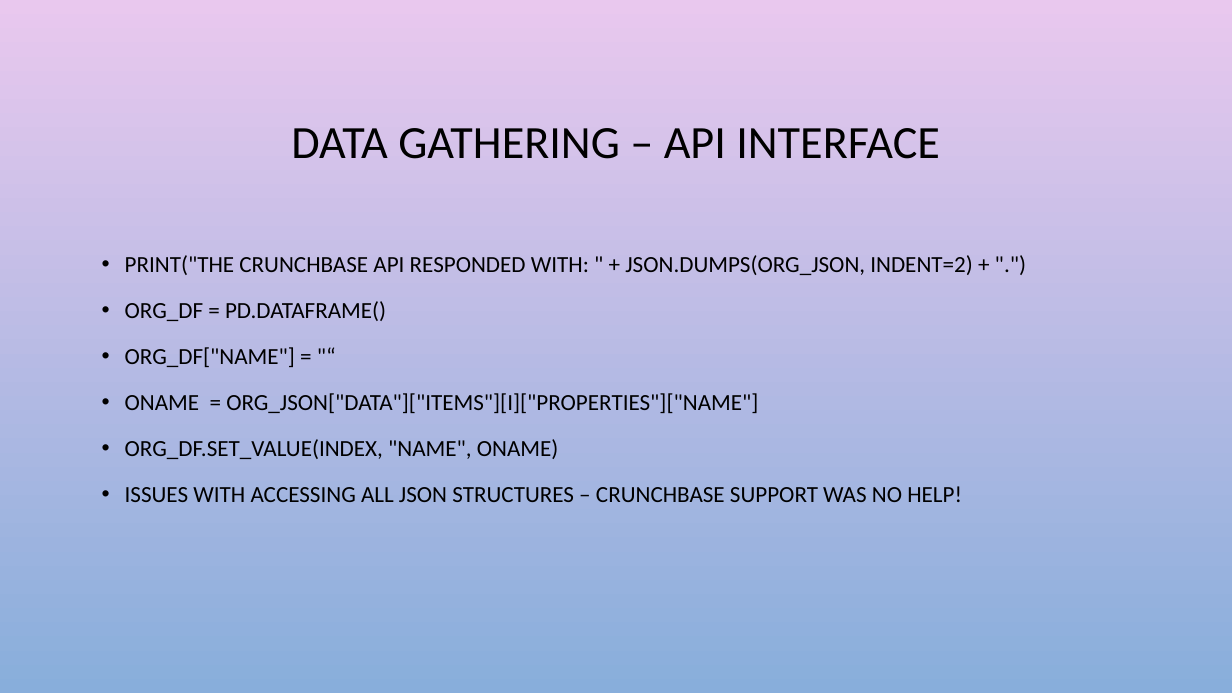
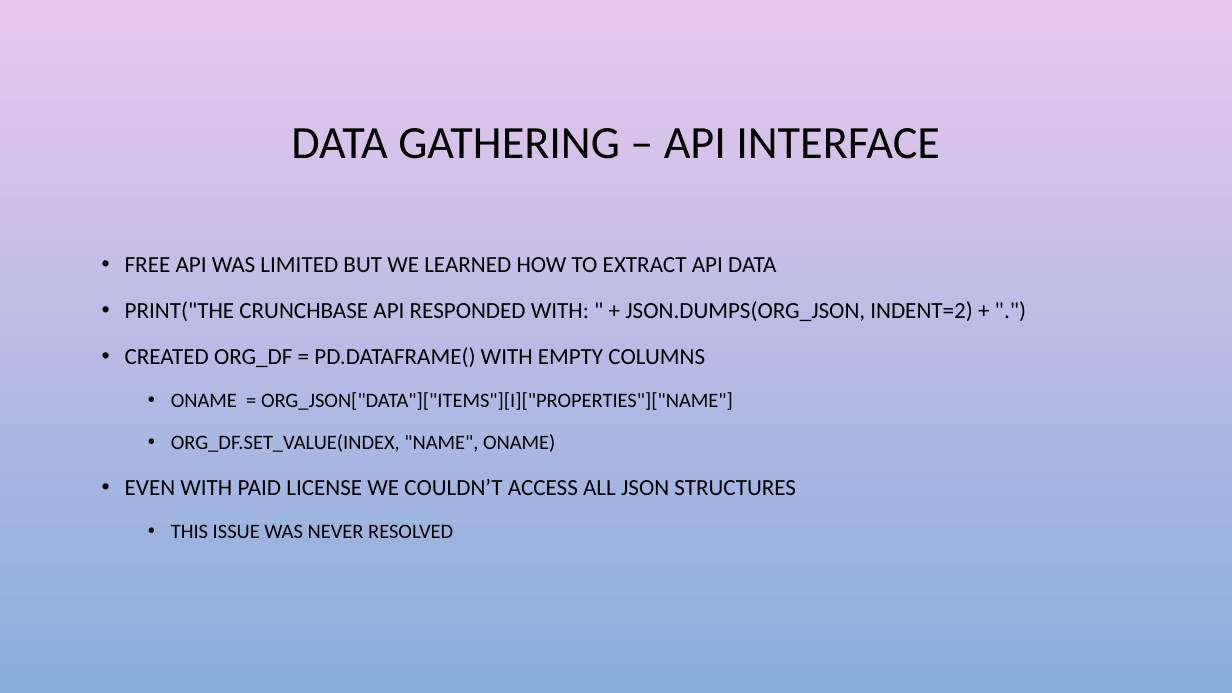
Before and after one commit to chrisg4github/Project-1-Crunch-Team, a slide deck: slide 5 of PowerPoint/Data visualization & Analytics_chrisg.pptx (slide 6 before the commit). Drawn at 1232x693 pixels with LibreOffice and Linux fonts; fonts in the diff are those of the drawing; background and template pictures are left out. Boxes give left, top, right and bottom in pixels: in the first picture for what was removed or moved away, otherwise in the second. Text is boxed around its words. In the diff, an @@ line names an element or a change of style, - is before the commit and + after.

```diff
--- a/PowerPoint/Data visualization & Analytics_chrisg.pptx
+++ b/PowerPoint/Data visualization & Analytics_chrisg.pptx
@@ text at bbox=[125, 257, 776, 272]: paragraph added @@
+  • FREE API WAS LIMITED BUT WE LEARNED HOW TO EXTRACT API DATA
@@ text at bbox=[125, 347, 705, 367]: text changed @@
-  • ORG_DF = PD.DATAFRAME()
-  • ORG_DF["NAME"] = "“
+  • CREATED ORG_DF = PD.DATAFRAME() WITH EMPTY COLUMNS
@@ text at bbox=[171, 392, 733, 452]: size 18 to 16 pt in "ONAME = ORG_JSON["DATA"]["ITEMS"][I]["PROPERTIES"]["NAME"]", "ORG_DF.SET_VALUE(INDEX, "NAME", ONAME)"; list level 2 to 3 in "ONAME = ORG_JSON["DATA"]["ITEMS"][I]["PROPERTIES"]["NAME"]"; list level 2 to 3 in "ORG_DF.SET_VALUE(INDEX, "NAME", ONAME)" @@
@@ text at bbox=[125, 479, 796, 538]: text changed @@
-  • ISSUES WITH ACCESSING ALL JSON STRUCTURES – CRUNCHBASE SUPPORT WAS NO HELP!
+  • EVEN WITH PAID LICENSE WE COULDN’T ACCESS ALL JSON STRUCTURES
+    • THIS ISSUE WAS NEVER RESOLVED
```
Also in this commit, not shown: 9 other slides changed, 1 slide added, 1 slide removed, 19 other files.
